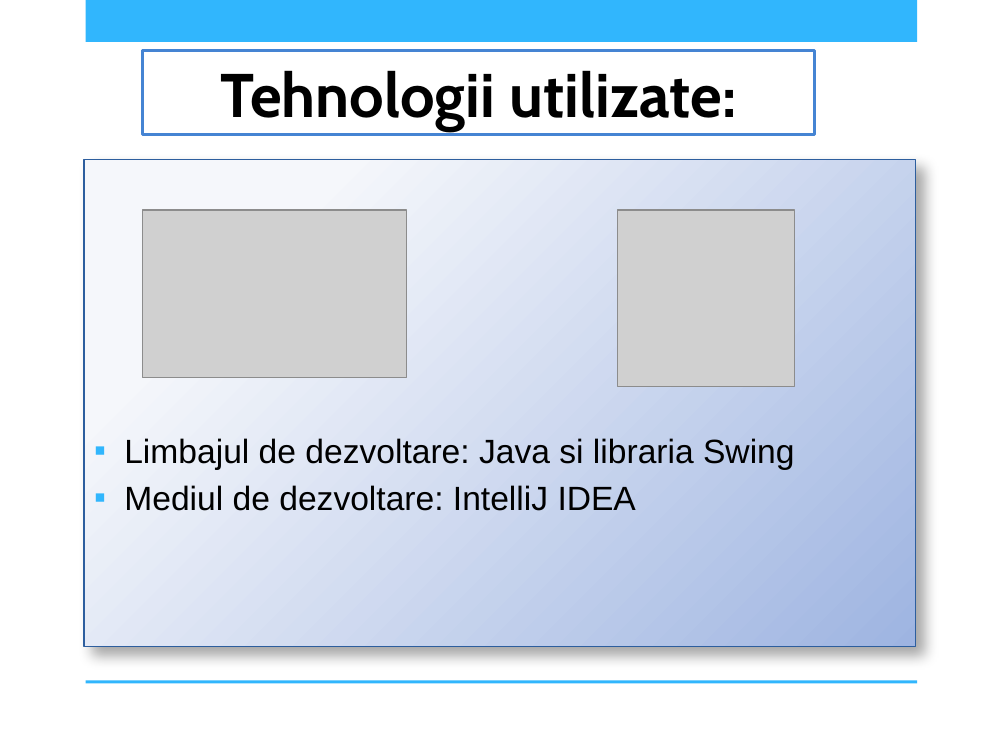
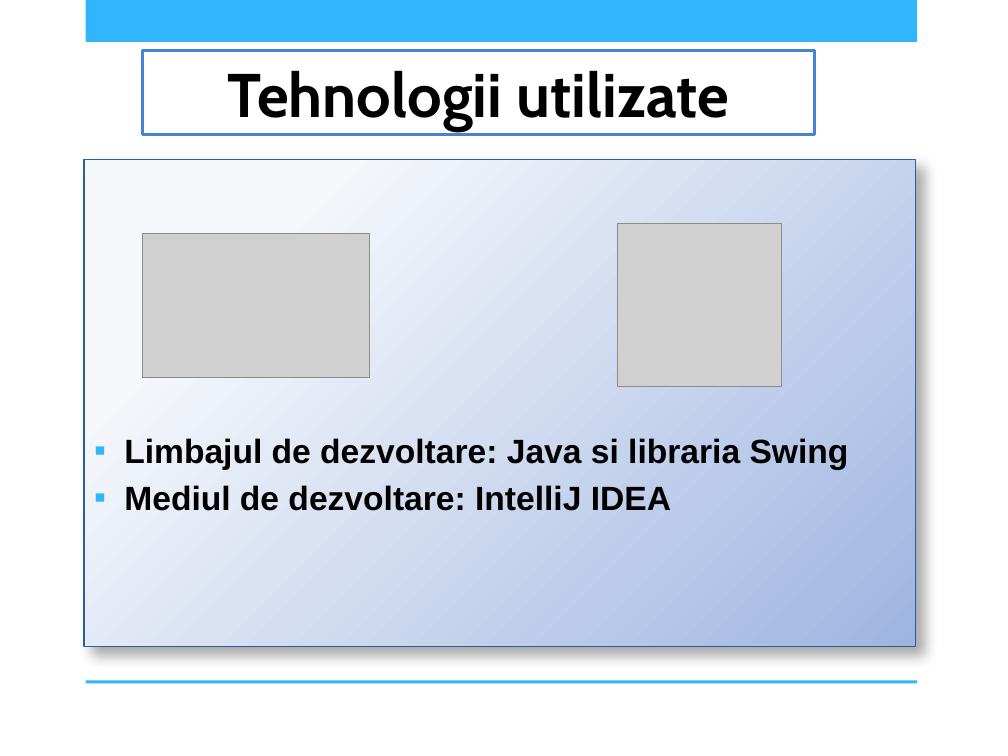
Before and after one commit to AndreeaDraghici/Bubble-Shooter-Game, a slide deck: slide 2 of docs/IOC_PrezentareBubbleShooter_DraghiciCiontu_CR4S1A.pptx. Drawn at 1008x756 pixels with LibreOffice and Linux fonts; fonts in the diff are those of the drawing; grey boxes stand for pictures; background and template pictures are left out. Boxes give left, top, right and bottom in pixels: in the first picture for what was removed or moved away, otherwise in the second. Text is boxed around its words. In the diff, an @@ line names an element or a change of style, - is before the commit and + after.

```diff
--- a/docs/IOC_PrezentareBubbleShooter_DraghiciCiontu_CR4S1A.pptx
+++ b/docs/IOC_PrezentareBubbleShooter_DraghiciCiontu_CR4S1A.pptx
@@ title at bbox=[228, 70, 729, 131]: text changed @@
-Tehnologii utilizate:
+Tehnologii utilizate
@@ text "Limbajul de dezvoltare: Java si ..." at bbox=[84, 159, 915, 646]: bold on @@
@@ picture: place and size @@
-picture at bbox=[143, 210, 407, 377]
+picture at bbox=[143, 234, 370, 378]
@@ picture: place and size @@
-picture at bbox=[618, 210, 794, 386]
+picture at bbox=[618, 223, 781, 386]
```
Also in this commit, not shown: 5 other slides changed, 6 slides added, 1 other file.
